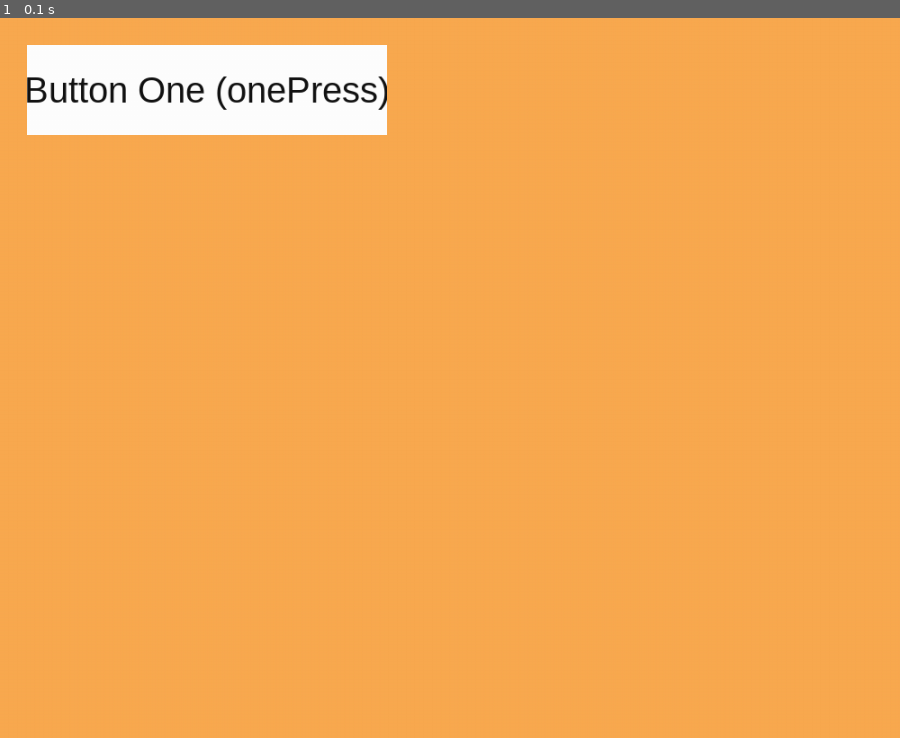
Above: before the commit, frame 1.
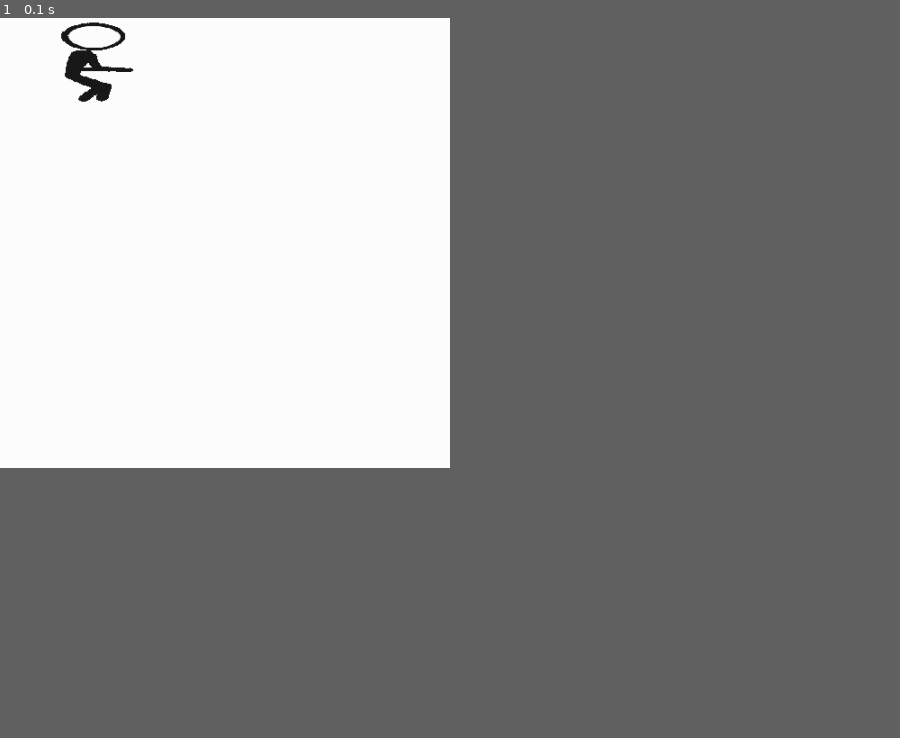
Above: after the commit, the same moment.

Repository: P0r0r0r0/ProjectPygame2
Game: pygame game, started from MainWindow.py
Two runs of this game, one before a commit and one after it. Both use one fixed random seed, a clock stepped at 60 frames per second and the inputs below.
Inputs:
- Up to frame 1 (0.1 s): no input
In our replay, the window is 900x720 before the commit and 450x450 after it. These sizes can differ from the game's own. Grey fills any space a smaller window leaves; there, only what the larger window draws over its background counts as a difference.

The runs differ from the first frame. In frame 1, 27% of the frame differs, in the area x 0-50%, y 0-63%.

Commit message:
kjsfksdf

Diff:
--- a/GameBoard.py
+++ b/GameBoard.py
@@ -1,8 +1,40 @@
 import pygame
-
+from functions import load_image
+from people import people_1
 
 class Level:
     def __init__(self):
         game_size = width, height = 1500, 800
         self.game_screen = pygame.display.set_mode(game_size)
         self.game_screen.fill(pygame.Color(150, 255, 150))
+
+
+
+
+size = width, height = 500, 500
+screen = pygame.display.set_mode(size)
+
+group = pygame.sprite.Group()
+running = True
+clock = pygame.time.Clock()
+
+people_1(group, 0, 0)
+while running:
+
+    for event in pygame.event.get():
+        if event.type == pygame.QUIT:
+            running = False
+        if event.type == pygame.KEYDOWN:
+            if event.key == pygame.K_ESCAPE:
+                running = False
+
+    screen.fill(pygame.Color(255, 255, 255))
+    group.draw(screen)
+    group.update(event)
+
+    pygame.display.flip()
+
+    clock.tick(15)
+
+
+pygame.quit()
--- a/MainWindow.py
+++ b/MainWindow.py
@@ -1,6 +1,6 @@
 import pygame
 from functions import load_image
-from functions import myFunction
+from myFunction  import myFunction
 from PlayBut import PlayBut
 from GameBoard import Level
 
--- a/functions.py
+++ b/functions.py
@@ -1,16 +1,29 @@
+import os
 import sys
-import os
 import pygame
-from GameBoard import Level
 
 
-def load_image(name, colorkey=None):
-    fullname = os.path.join('', name)
+
+
+
+
+
+
+
+
+def load_image(name, colorkey=-1):
+    fullname = os.path.join('data', name)
+
     if not os.path.isfile(fullname):
         print(f"Файл с изображением '{fullname}' не найден")
         sys.exit()
     image = pygame.image.load(fullname)
+
+    if colorkey is not None:
+        image = image.convert()
+        if colorkey == -1:
+            colorkey = image.get_at((0, 0))
+        image.set_colorkey(colorkey)
+    else:
+        image = image.convert_alpha()
     return image
-
-def myFunction():
-    Level()
--- /dev/null
+++ b/myFunction.py
@@ -0,0 +1,5 @@
+from GameBoard import Level
+
+
+def myFunction():
+    Level()
--- /dev/null
+++ b/people.py
@@ -0,0 +1,29 @@
+import pygame
+
+from functions import load_image
+
+
+class people_1(pygame.sprite.Sprite):
+    File_name = 'nignaapodacha.png'
+    STEP = 10
+
+    def __init__(self, group, x_coord, y_coord):
+        super().__init__(group)
+
+        self.image = load_image(self.File_name)
+        self.image = pygame.transform.scale(self.image, (200, 100))
+
+        self.rect = self.image.get_rect()
+        self.rect.x = x_coord
+        self.rect.y = y_coord
+
+    def update(self, *args):
+        if args and args[0].type == pygame.KEYDOWN:
+            if args[0].key == pygame.K_LEFT:
+                self.rect.x -= self.STEP
+            elif args[0].key == pygame.K_RIGHT:
+                self.rect.x += self.STEP
+            elif args[0].key == pygame.K_UP:
+                self.rect.y -= self.STEP
+            elif args[0].key == pygame.K_DOWN:
+                self.rect.y += self.STEP
Binary file added: data/nignaapodacha.png
